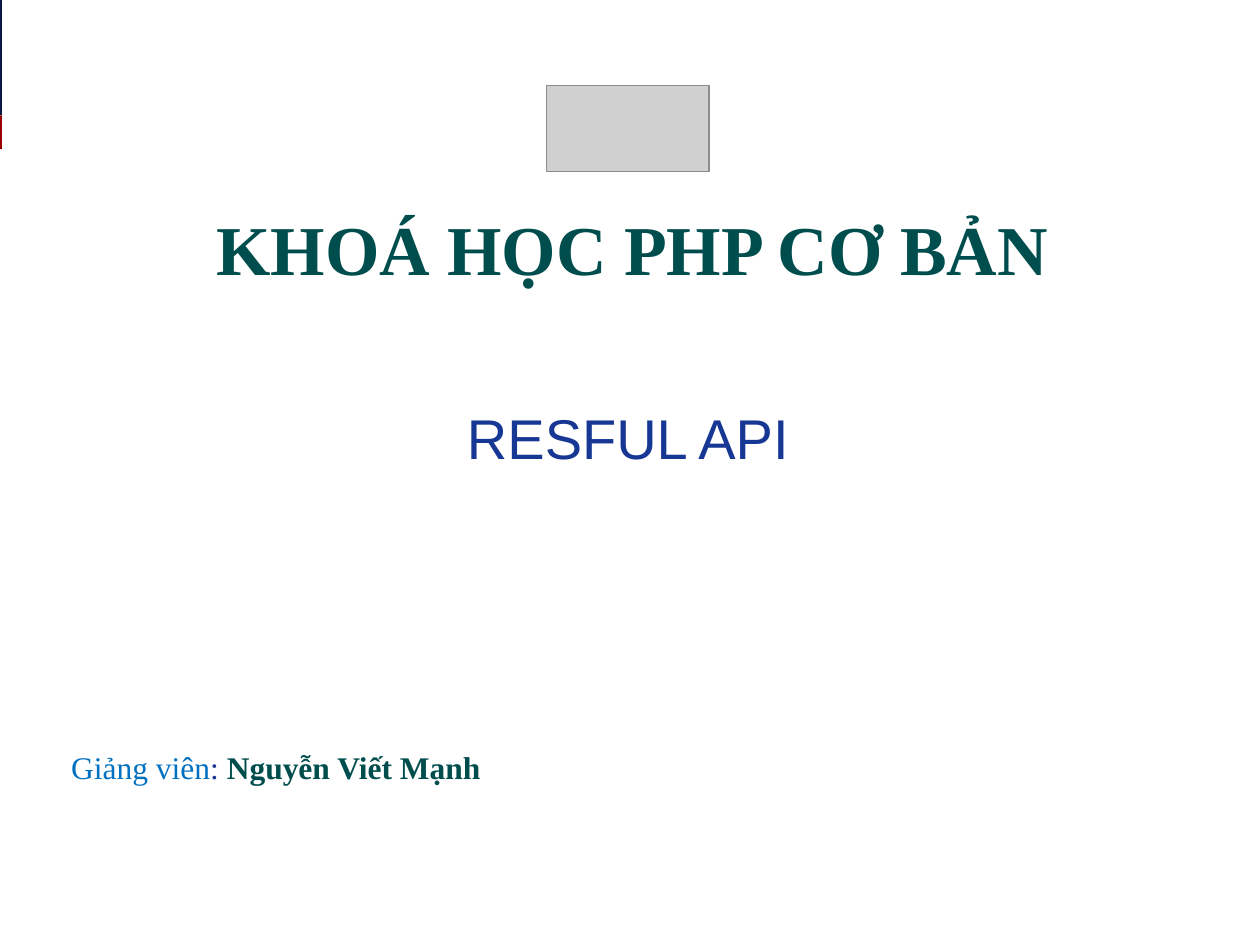
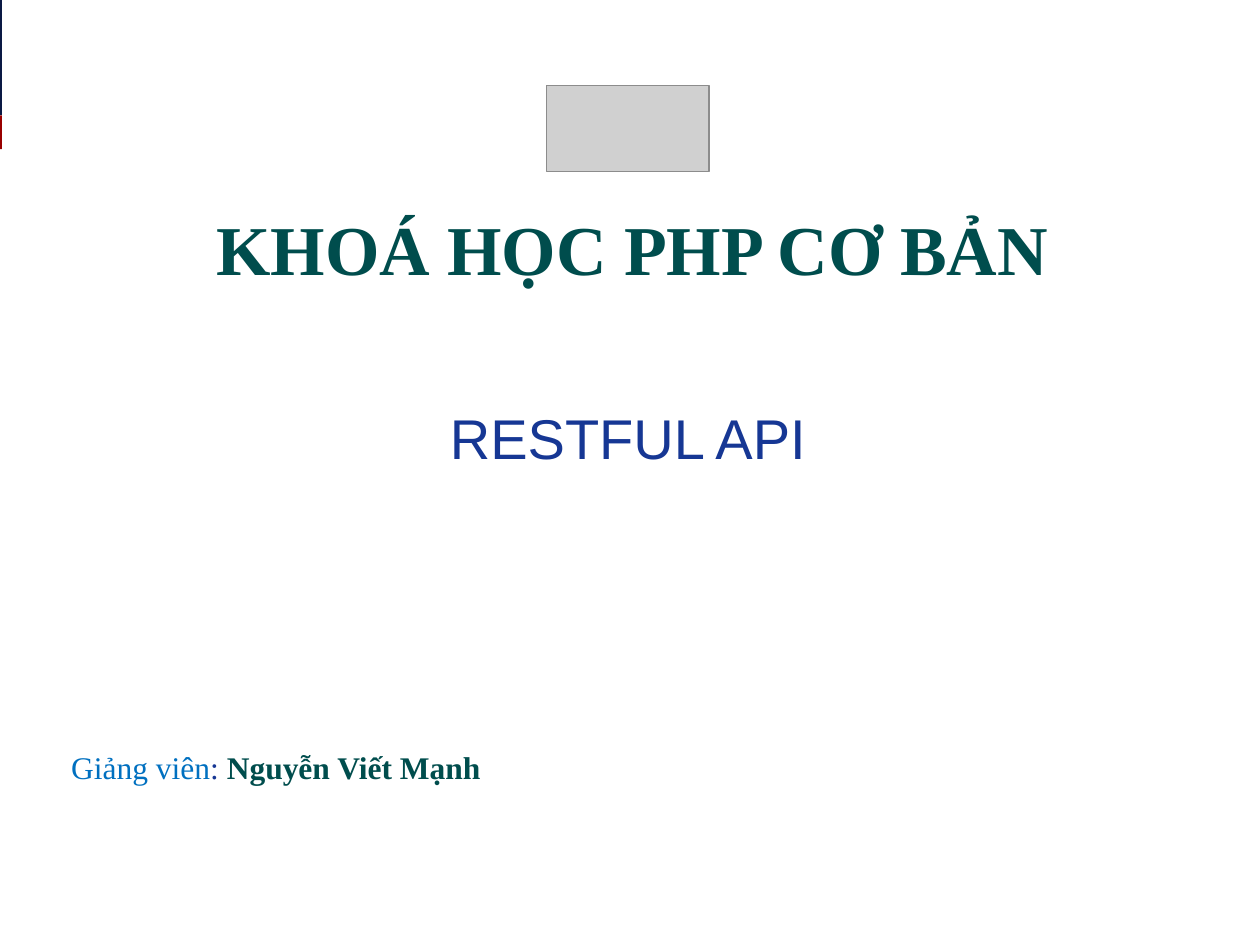
Before and after one commit to nguyenvietmanhit/PHP0721E_HDT, a slide deck: slide 1 of Day34_PHP_7_Demo_Website_Payment_And_Demo_API/Slides/1_RESFUL_API_And_JSON.ppt. Drawn at 1260x945 pixels with LibreOffice and Linux fonts; fonts in the diff are those of the drawing; grey boxes stand for pictures. Boxes give left, top, right and bottom in pixels: in the first picture for what was removed or moved away, otherwise in the second. Text is boxed around its words. In the diff, an @@ line names an element or a change of style, - is before the commit and + after.

```diff
--- a/Day34_PHP_7_Demo_Website_Payment_And_Demo_API/Slides/1_RESFUL_API_And_JSON.ppt
+++ b/Day34_PHP_7_Demo_Website_Payment_And_Demo_API/Slides/1_RESFUL_API_And_JSON.ppt
@@ text at <box>450,420,805,460</box>: text changed @@
-RESFUL API
+RESTFUL API
```
Also in this commit, not shown: 1 other file.
